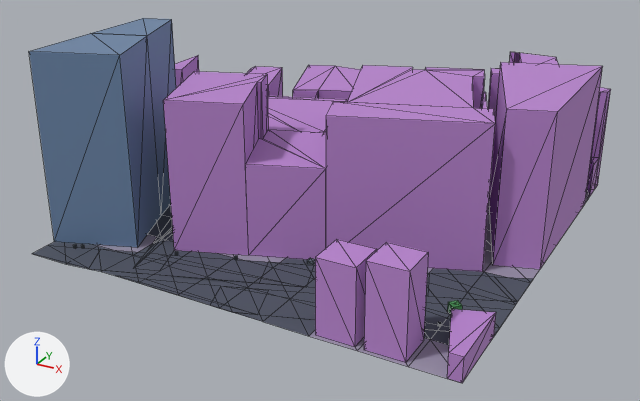
What one commit did to the glTF model public/maps/melbourne/chunks/2_-16.glb.
Rendered twice from a 50 mm lens placed at (401.5, 1659.4, 107.3), pointed at (292.9, 1856.8, 8.6). Lighting does not change. The marker at lower left points along +X, +Y and +Z. The older version comes first. Mesh edges are drawn as thin lines. Where no turn or scale is listed for an object, it has been applied to the vertices. Vertices at exactly the same position are counted once.

The first picture shows 'compiled-chunk'.
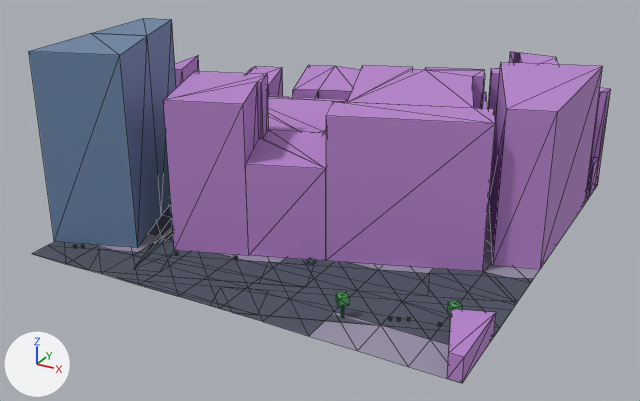
Boxes [x1, y1, x2, y2] around the edits, measured in the pictures (640 x 401 px):
part 1 of me_mesh_0, deleted (purple): before [364, 242, 428, 363]
part 2 of me_mesh_0, deleted (purple): before [315, 240, 377, 347]

The change, as a list of edits to the scene's bpy script:
```text
Change me_mesh_0:
    used by ob_compiled_chunk; location = (293.2, 1866.0, 26.5)
    remove me_mesh_0.from_pydata(...)  # 696 vertices, 1062 faces; spans x -60.8..60.8, y -60.0..60.0, z -26.3..26.3
    add me_mesh_0.from_pydata(...)  # 680 vertices, 1038 faces; spans x -60.8..60.8, y -60.0..60.0, z -26.3..26.3
    me_mesh_0 part 1: the loose piece of 8 vertices spanning x 37.8..47.7, y -58.9..-49.1, z -26.3..-4.3 is deleted
    me_mesh_0 part 2: the loose piece of 8 vertices spanning x 25.8..35.7, y -58.9..-49.1, z -26.1..-6.5 is deleted
    other edits to the shape of me_mesh_0 do not show in these pictures
```
